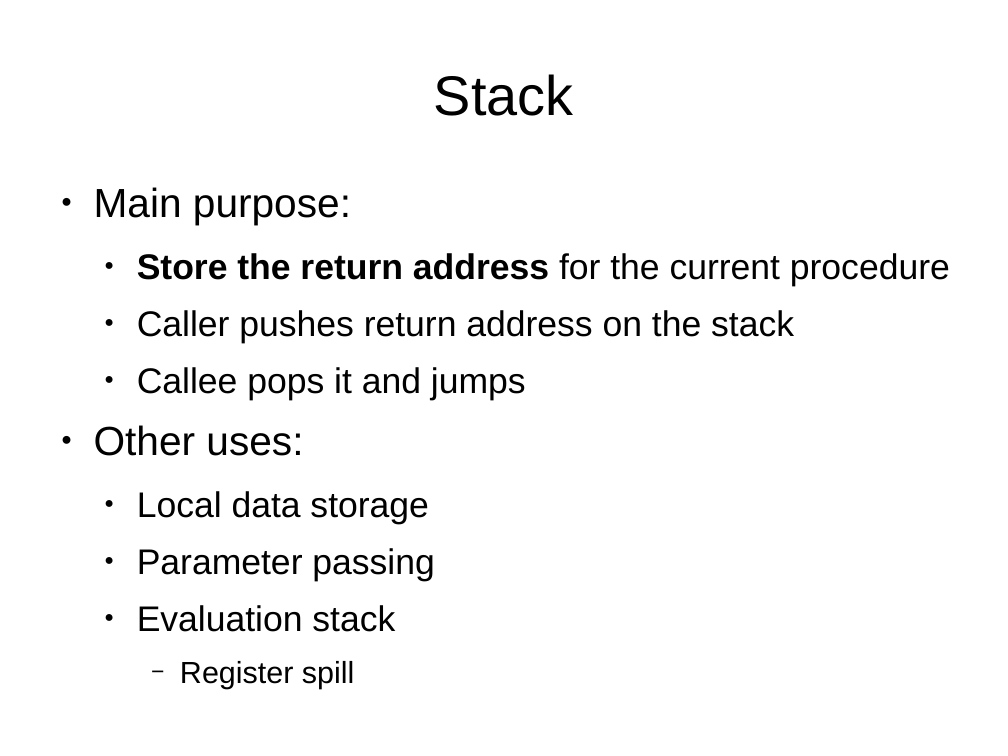
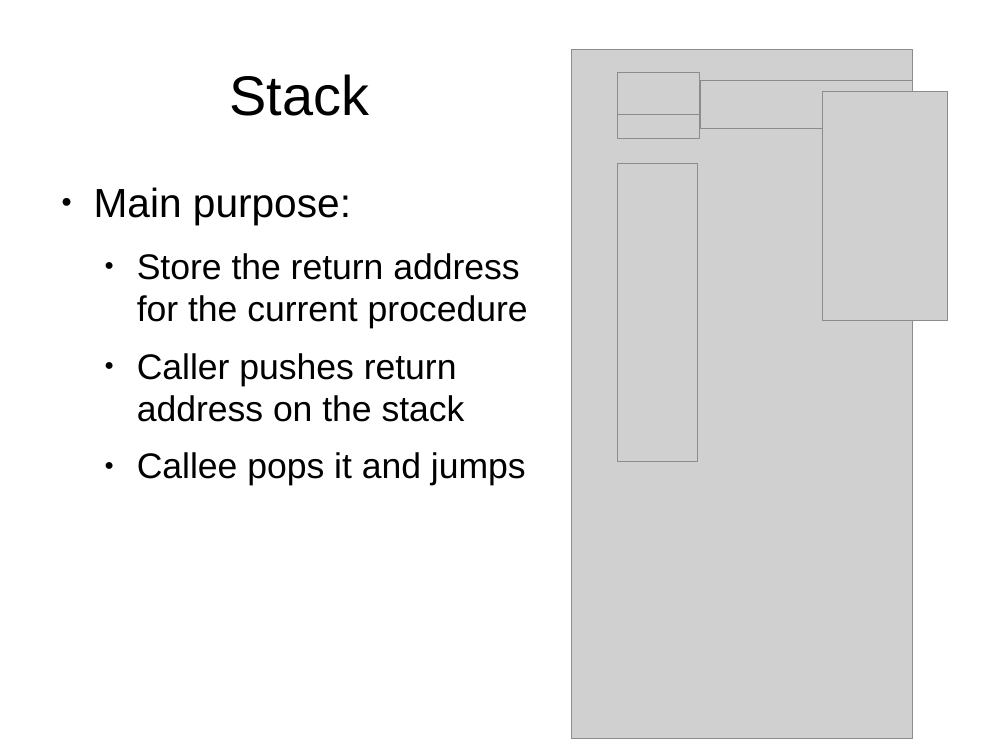
Before and after one commit to antonburtsev/cs5460, a slide deck: slide 9 of lecture04-calling-conventions/lecture04-calling-conventions.odp (slide 3 before the commit). Drawn at 1008x756 pixels with LibreOffice and Linux fonts; fonts in the diff are those of the drawing; grey boxes stand for pictures. Boxes give left, top, right and bottom in pixels: in the first picture for what was removed or moved away, otherwise in the second. Text is boxed around its words. In the diff, an @@ line names an element or a change of style, - is before the commit and + after.

```diff
--- a/lecture04-calling-conventions/lecture04-calling-conventions.odp
+++ b/lecture04-calling-conventions/lecture04-calling-conventions.odp
@@ title "Stack" moved from (x1=434, y1=74, x2=574, y2=116) to (x1=230, y1=74, x2=370, y2=116) @@
@@ picture added at (x1=572, y1=49, x2=913, y2=739) @@
@@ picture added at (x1=617, y1=72, x2=700, y2=131) @@
@@ picture added at (x1=702, y1=80, x2=913, y2=128) @@
@@ picture added at (x1=617, y1=114, x2=700, y2=139) @@
@@ picture added at (x1=823, y1=91, x2=948, y2=320) @@
@@ picture added at (x1=617, y1=164, x2=698, y2=259) @@
@@ picture added at (x1=617, y1=164, x2=698, y2=461) @@
@@ text at (x1=137, y1=253, x2=528, y2=329): bold off in "Store the return address" @@
@@ text at (x1=94, y1=425, x2=434, y2=632): paragraphs removed @@
-● Other uses:
-  ● Local data storage
-  ● Parameter passing
-  ● Evaluation stack
-    − Register spill
```
Also in this commit, not shown: 15 other slides changed, 22 slides added, 22 other files.
